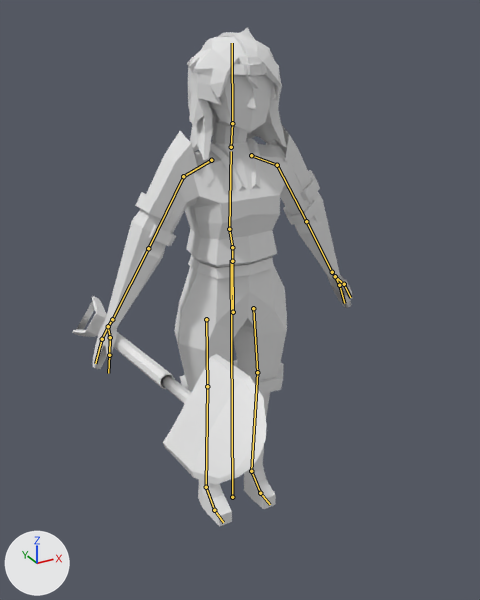
Renders of the FBX model Assets/Models/Characters/CHR_Tank.fbx from each side of a commit.
Rendered twice from a 50 mm camera at (-0.99, -1.861, 1.777) aimed at (-0.047, -0.146, 0.919). The axes (+X, +Y, +Z) are drawn at lower left. The lights are the same throughout. The first picture is the older version. The bones that change, and the others that lie on the model, are drawn over the model as lines.

The first picture shows 'CHR_Tank_1stPerson_GEO', 'CHR_Tank_3rdPerson_GEO', 'OBJ_Shovel_GE0'.
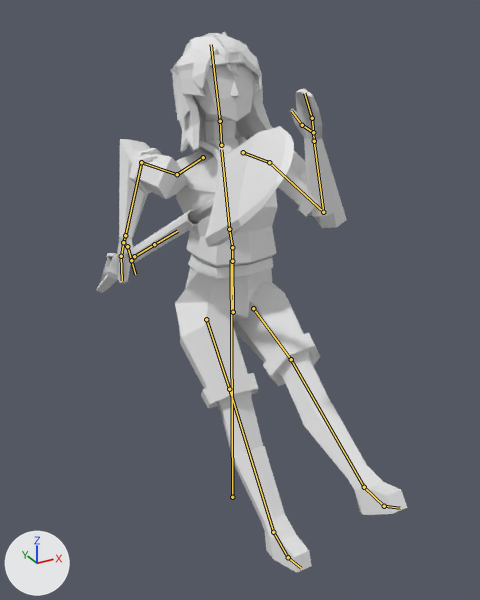
The newer file adds an action. The first version stands in its rest pose; the second is drawn at frame 6 of the action 'AN_Char_Tank_Jump_Loop'.

Pixel boxes (x1, y1, x2, y2) of what changed, in the pictures (480 x 600 px):
'CHR_Tank_3rdPerson_GEO', posed (11% wider, 8% taller): before (93, 27, 353, 527); after (117, 32, 407, 572)
'OBJ_Shovel_GE0', posed (12% shorter): before (73, 296, 267, 485); after (96, 126, 294, 293)
'CHR_Tank_1stPerson_GEO', posed (10% narrower, 22% shorter): before (96, 124, 353, 369); after (117, 92, 347, 283)
bone 'Spine.02', root to tip: before (229, 229) to (231, 151); after (229, 229) to (221, 149)
bone 'Arm.L', root to tip: before (277, 165) to (306, 221); after (269, 162) to (323, 212)
bone 'Forearm.L', root to tip: before (306, 221) to (332, 272); after (323, 212) to (314, 141)
bone 'Hand.L', root to tip: before (332, 272) to (335, 276); after (314, 141) to (313, 132)
bone 'Arm.R', root to tip: before (183, 176) to (148, 248); after (177, 174) to (141, 162)
bone 'Forearm.R', root to tip: before (148, 248) to (112, 319); after (141, 162) to (125, 235)
bone 'Hand.R', root to tip: before (112, 319) to (108, 326); after (125, 235) to (123, 242)
bone 'Thigh.L', root to tip: before (253, 308) to (257, 372); after (253, 308) to (291, 359)
bone 'Foot.L', root to tip: before (251, 471) to (260, 493); after (364, 487) to (384, 506)
bone 'Thigh.R', root to tip: before (206, 319) to (207, 386); after (206, 319) to (229, 389)
bone 'Foot.R', root to tip: before (206, 487) to (214, 510); after (273, 532) to (288, 557)

Patch to the scene script:
```diff
--- a/Assets/Models/Characters/CHR_Tank.fbx.py
+++ b/Assets/Models/Characters/CHR_Tank.fbx.py
@@ bone_spine_02 @@
 bone_spine_02 = bpy.data.objects['CHR_Tank_RIG'].pose.bones['Spine.02']  # child of 'Spine.01'
-bone_spine_02.rotation_quaternion = (1.0, 0.0, 0.0, 0.0)  # degrees (0, 0, 0)
+bone_spine_02.rotation_quaternion = (0.994, -0.11, 0.002, 0.005)  # degrees (-13, 0, 1)
@@ bone_arm_l @@
 bone_arm_l = bpy.data.objects['CHR_Tank_RIG'].pose.bones['Arm.L']  # child of 'Shoulder.L'
-bone_arm_l.rotation_quaternion = (1.0, 0.0, 0.0, 0.0)  # degrees (0, 0, 0)
+bone_arm_l.rotation_quaternion = (0.977, 0.208, -0.003, 0.039)  # degrees (24, -1, 4)
@@ bone_forearm_l @@
 bone_forearm_l = bpy.data.objects['CHR_Tank_RIG'].pose.bones['Forearm.L']  # child of 'Arm.L'
-bone_forearm_l.rotation_quaternion = (1.0, 0.0, 0.0, 0.0)  # degrees (0, 0, 0)
+bone_forearm_l.rotation_quaternion = (0.347, 0.922, -0.129, 0.115)  # degrees (140, -18, -10)
@@ bone_hand_l @@
 bone_hand_l = bpy.data.objects['CHR_Tank_RIG'].pose.bones['Hand.L']  # child of 'Forearm.L'
-bone_hand_l.rotation_quaternion = (1.0, 0.0, 0.0, 0.0)  # degrees (0, 0, 0)
+bone_hand_l.rotation_quaternion = (0.999, -0.003, -0.023, 0.039)  # degrees (0, -3, 4)
@@ bone_arm_r @@
 bone_arm_r = bpy.data.objects['CHR_Tank_RIG'].pose.bones['Arm.R']  # child of 'Shoulder.R'
-bone_arm_r.rotation_quaternion = (1.0, 0.0, 0.0, 0.0)  # degrees (0, 0, 0)
+bone_arm_r.rotation_quaternion = (0.584, -0.716, -0.309, 0.226)  # degrees (-103, -2, 45)
@@ bone_forearm_r @@
 bone_forearm_r = bpy.data.objects['CHR_Tank_RIG'].pose.bones['Forearm.R']  # child of 'Arm.R'
-bone_forearm_r.rotation_quaternion = (1.0, 0.0, 0.0, 0.0)  # degrees (0, 0, 0)
+bone_forearm_r.rotation_quaternion = (0.568, 0.758, 0.268, -0.176)  # degrees (111, 35, 15)
@@ bone_hand_r @@
 bone_hand_r = bpy.data.objects['CHR_Tank_RIG'].pose.bones['Hand.R']  # child of 'Forearm.R'
-bone_hand_r.rotation_quaternion = (1.0, 0.0, 0.0, 0.0)  # degrees (0, 0, 0)
+bone_hand_r.rotation_quaternion = (0.997, 0.074, -0.016, -0.009)  # degrees (8, -2, -1)
@@ bone_thigh_l @@
 bone_thigh_l = bpy.data.objects['CHR_Tank_RIG'].pose.bones['Thigh.L']  # child of 'Hips'
-bone_thigh_l.rotation_quaternion = (1.0, 0.0, 0.0, 0.0)  # degrees (0, 0, 0)
+bone_thigh_l.rotation_quaternion = (0.845, -0.535, -0.019, -0.001)  # degrees (-65, -2, 1)
@@ bone_foot_l @@
 bone_foot_l = bpy.data.objects['CHR_Tank_RIG'].pose.bones['Foot.L']  # child of 'Leg.L'
-bone_foot_l.rotation_quaternion = (1.0, 0.0, 0.0, 0.0)  # degrees (0, 0, 0)
+bone_foot_l.rotation_quaternion = (0.971, 0.239, 0.0, 0.0)  # degrees (28, 0, 0)
@@ bone_thigh_r @@
 bone_thigh_r = bpy.data.objects['CHR_Tank_RIG'].pose.bones['Thigh.R']  # child of 'Hips'
-bone_thigh_r.rotation_quaternion = (1.0, 0.0, 0.0, 0.0)  # degrees (0, 0, 0)
+bone_thigh_r.rotation_quaternion = (0.932, -0.363, 0.013, 0.001)  # degrees (-43, 1, 0)
@@ bone_foot_r @@
 bone_foot_r = bpy.data.objects['CHR_Tank_RIG'].pose.bones['Foot.R']  # child of 'Leg.R'
-bone_foot_r.rotation_quaternion = (1.0, 0.0, 0.0, 0.0)  # degrees (0, 0, 0)
+bone_foot_r.rotation_quaternion = (0.98, 0.201, 0.0, 0.0)  # degrees (23, 0, 0)
```
